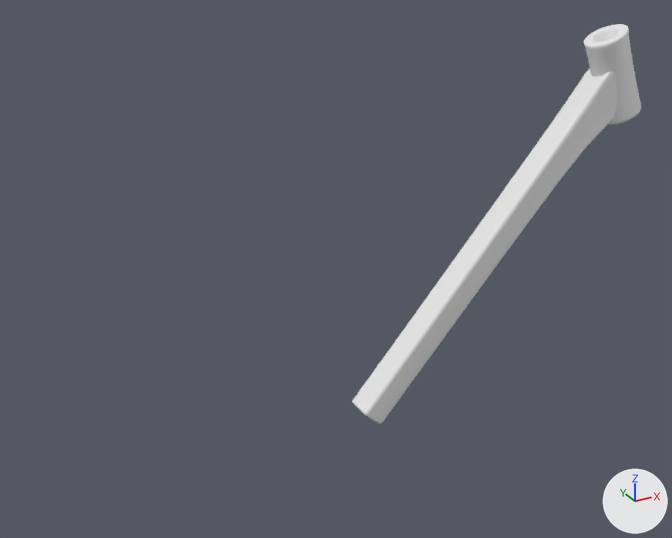
The Blender file main.blend, before and after one commit.
The view is the same before and after, from a camera (50 mm lens) standing at (-0.676, -1.075, 0.769) and looking at (-0.074, 0.02, 0.221). Lighting does not change. The marker at lower right points along +X, +Y and +Z.

Before the edit, the objects in view are built like this:
```python
me_cube = bpy.data.meshes.new('Cube')
me_cube.from_pydata(...)  # 65 vertices, 35 faces; spans x -0.1..0.102, y -0.1..0.0, z -0.239..0.136
me_cube.polygons.foreach_set('use_smooth', [True] * 35)
me_cylinder = bpy.data.meshes.new('Cylinder')
me_cylinder.from_pydata(...)  # 448 vertices, 448 faces; spans x -0.029..0.029, y -0.029..0.029, z -0.0565..0.0565
me_cylinder.polygons.foreach_set('use_smooth', [True] * 448)
ob_bottom = bpy.data.objects.new('Bottom', me_cube)
ob_bottom.location = (0.198, 0.0, 0.218)
ob_bottom.rotation_euler = (0.0, -0.835, 0.0)  # degrees (0, -48, 0)
ob_bottom.scale = (3.38, 0.225, 0.25)
_m = ob_bottom.modifiers.new('Mirror', 'MIRROR')
_m.use_axis = (False, True, False)
_m.use_clip = True
_m = ob_bottom.modifiers.new('Bevel', 'BEVEL')
_m.width = 1.0
_m.width_pct = 1.0
_m.angle_limit = 1.396
_m = ob_bottom.modifiers.new('Subdivision', 'SUBSURF')
_m.render_levels = 1
ob_front = bpy.data.objects.new('Front', me_cylinder)
ob_front.location = (0.413, 0.0, 0.459)
ob_front.rotation_euler = (0.0, -0.373, 0.0)  # degrees (0, -21, 0)
ob_front.scale = (1.27, 1.0, 1.22)
```
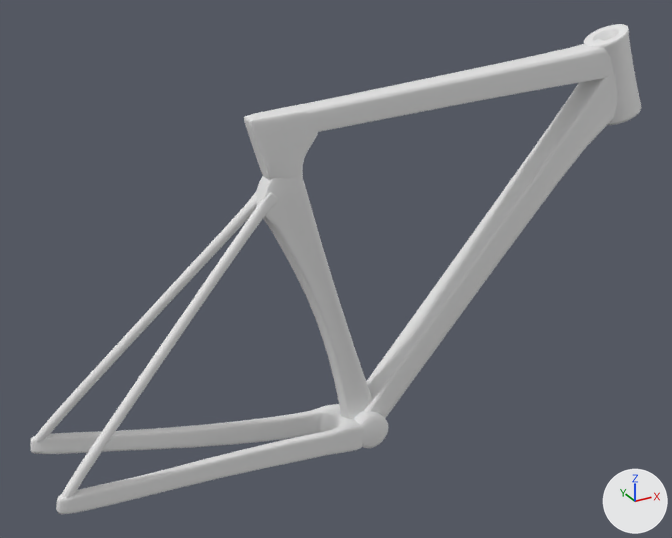
Location of each change, [x1, y1, x2, y2] in pixels of the pictures (672 x 538 px):
'Cube', added: after [30, 404, 364, 514]
'Top', added: after [281, 39, 613, 137]
'Back', added: after [255, 176, 372, 419]
'Cube.001', added: after [35, 193, 278, 498]
'Top Connector', added: after [244, 103, 318, 180]
'Cylinder', added: after [354, 411, 389, 448]

What changed in the scene script:
```text
Add me_cube_003:
    me_cube_003.from_pydata(...)  # 234 vertices, 232 faces; spans x -0.03..0.03, y -0.03..0.03, z -0.276..0.034
    me_cube_003.polygons.foreach_set('use_smooth', [True] * 232)
Add me_cube_002:
    me_cube_002.from_pydata(...)  # 146 vertices, 145 faces; spans x -0.037..0.0458, y -0.0151..0.0151, z -0.0422..0.0395
    me_cube_002.polygons.foreach_set('use_smooth', [True] * 145)
Add me_cube_001:
    me_cube_001.from_pydata(...)  # 50 vertices, 46 faces; spans x -0.0275..0.0304, y -0.0224..0.0224, z -0.0212..0.0326
    me_cube_001.polygons.foreach_set('use_smooth', [True] * 46)
Add me_cube_005:
    me_cube_005.from_pydata(...)  # 100 vertices, 91 faces, 1 loose edge; spans x -0.224..0.04, y -0.153..0.0, z -0.047..0.04
    me_cube_005.polygons.foreach_set('use_smooth', [True] * 91)
Add me_cube_004:
    me_cube_004.from_pydata(...)  # 182 vertices, 178 faces; spans x -0.436..0.04, y -0.085..0.0, z -0.044..0.04
    me_cube_004.polygons.foreach_set('use_smooth', [True] * 178)
Add me_cylinder_001:
    me_cylinder_001.from_pydata(...)  # 192 vertices, 162 faces; spans x -0.029..0.029, y -0.029..0.029, z -0.0395..0.0395
    me_cylinder_001.polygons.foreach_set('use_smooth', [True] * 162)
Add ob_back:
    ob_back = bpy.data.objects.new('Back', me_cube_003)
    ob_back.location = (-0.168, 0.0, 0.347)
    ob_back.rotation_euler = (0.0, -0.301, 0.0)  # degrees (0, -17, 0)
    ob_back.scale = (1.16, 0.546, 1.49)
    _m = ob_back.modifiers.new('Bevel', 'BEVEL')
    _m.angle_limit = 1.396
    _m = ob_back.modifiers.new('Subdivision', 'SUBSURF')
    _m.render_levels = 1
Add ob_top_connector:
    ob_top_connector = bpy.data.objects.new('Top Connector', me_cube_002)
    ob_top_connector.location = (-0.17, 0.0, 0.425)
    ob_top_connector.rotation_euler = (0.0, -0.0559, 0.0)  # degrees (0, -3.2, 0)
    ob_top_connector.scale = (1.15, 1.15, 1.15)
    _m = ob_top_connector.modifiers.new('Bevel', 'BEVEL')
    _m.angle_limit = 0.873
    _m = ob_top_connector.modifiers.new('Subdivision', 'SUBSURF')
    _m.render_levels = 1
Add ob_top:
    ob_top = bpy.data.objects.new('Top', me_cube_001)
    ob_top.location = (0.096, 0.0, 0.462)
    ob_top.rotation_euler = (0.0, -0.0726, 0.0)  # degrees (0, -4.2, 0)
    ob_top.scale = (10.1, 1.0, 1.0)
    _m = ob_top.modifiers.new('Bevel', 'BEVEL')
    _m.angle_limit = 1.396
    _m = ob_top.modifiers.new('Subdivision', 'SUBSURF')
    _m.render_levels = 1
Add ob_cube_001:
    ob_cube_001 = bpy.data.objects.new('Cube.001', me_cube_005)
    ob_cube_001.location = (-0.234, 0.0, 0.313)
    ob_cube_001.rotation_euler = (0.0, -0.766, 0.0)  # degrees (0, -44, 0)
    ob_cube_001.scale = (1.79, 0.531, 0.305)
    _m = ob_cube_001.modifiers.new('Mirror', 'MIRROR')
    _m.use_axis = (False, True, False)
    _m.use_clip = True
    _m = ob_cube_001.modifiers.new('Subdivision', 'SUBSURF')
    _m.render_levels = 1
Add ob_cube:
    ob_cube = bpy.data.objects.new('Cube', me_cube_004)
    ob_cube.location = (-0.093, 0.0, -0.037)
    ob_cube.rotation_euler = (0.0, 0.156, 0.0)  # degrees (0, 8.9, 0)
    ob_cube.scale = (1.0, 0.973, 0.541)
    _m = ob_cube.modifiers.new('Mirror', 'MIRROR')
    _m.use_axis = (False, True, False)
    _m = ob_cube.modifiers.new('Subdivision', 'SUBSURF')
    _m.render_levels = 1
Add ob_cylinder:
    ob_cylinder = bpy.data.objects.new('Cylinder', me_cylinder_001)
    ob_cylinder.location = (-0.039, 0.0, -0.04)
    ob_cylinder.rotation_euler = (1.571, 0.0, 0.0)  # degrees (90, 0, 0)
    _m = ob_cylinder.modifiers.new('Subdivision', 'SUBSURF')
    _m.render_levels = 1
```
